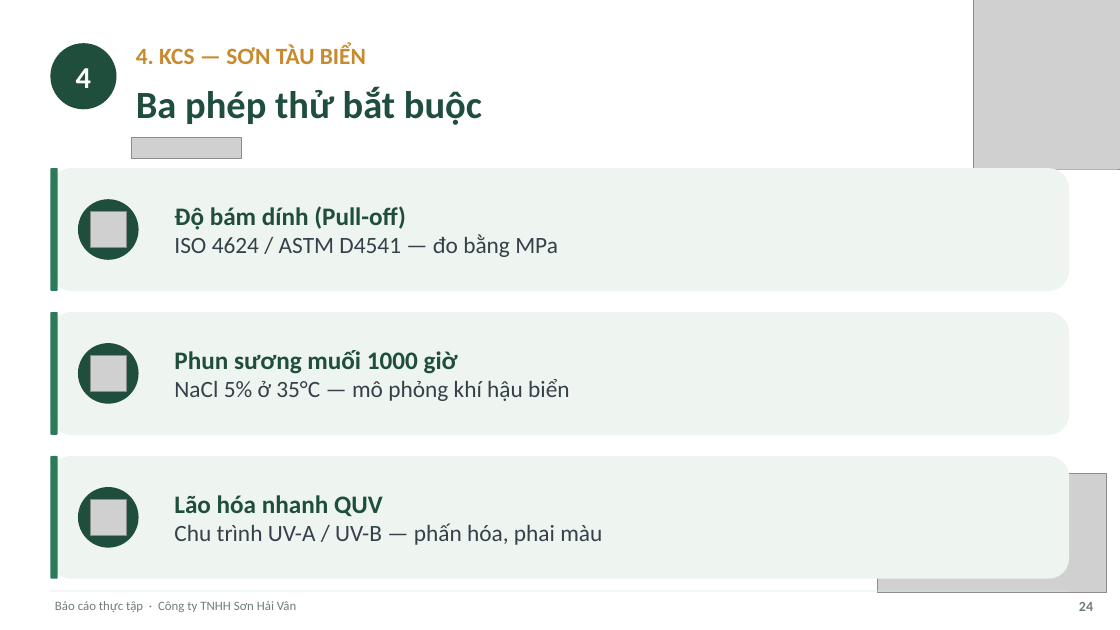
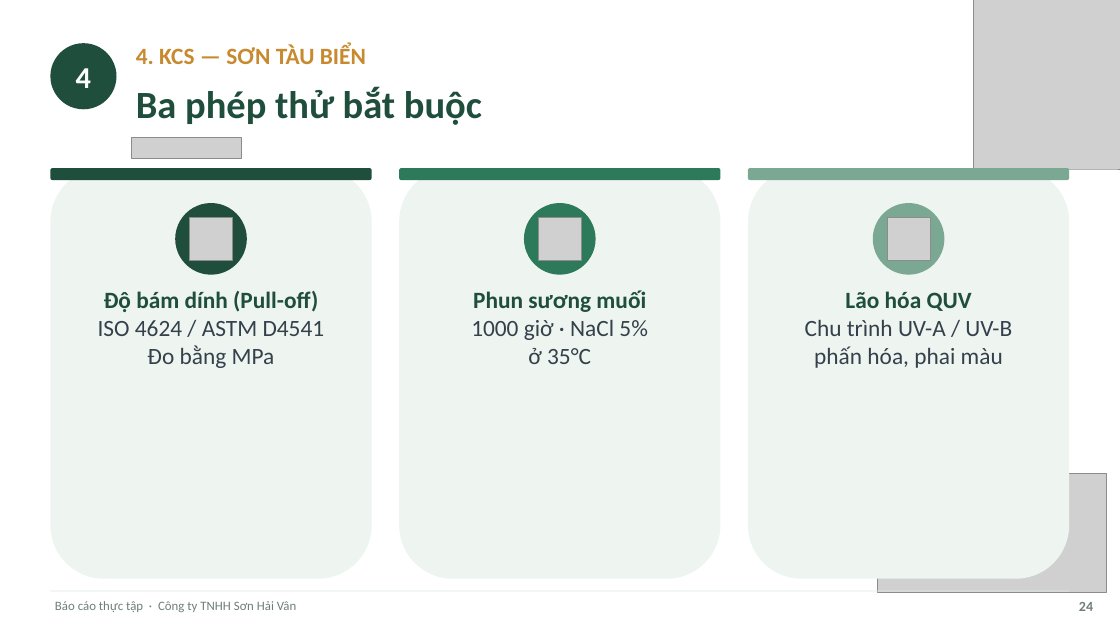
Before and after one commit to tranconcoder/pubic-resources, a slide deck: slide 24 of SuHeo/Báo cáo thực tập - Sơn Hải Vân.pptx. Drawn at 1120x630 pixels with LibreOffice and Linux fonts; fonts in the diff are those of the drawing; grey boxes stand for pictures. Boxes give left, top, right and bottom in pixels: in the first picture for what was removed or moved away, otherwise in the second. Text is boxed around its words. In the diff, an @@ line names an element or a change of style, - is before the commit and + after.

```diff
--- a/SuHeo/Báo cáo thực tập - Sơn Hải Vân.pptx
+++ b/SuHeo/Báo cáo thực tập - Sơn Hải Vân.pptx
@@ rounded rectangle: place and size @@
-rounded rectangle at <box>50,168,1070,291</box>
+rounded rectangle at <box>50,168,371,579</box>
@@ rounded rectangle removed at <box>50,168,58,291</box> @@
@@ rounded rectangle added at <box>50,168,371,180</box>, fill #1F4E3D @@
@@ rounded rectangle: place and size @@
-rounded rectangle at <box>50,312,1070,434</box>
+rounded rectangle at <box>399,168,720,579</box>
@@ rounded rectangle: place and size @@
-rounded rectangle at <box>50,312,58,434</box>
+rounded rectangle at <box>399,168,720,180</box>
@@ rounded rectangle: place and size @@
-rounded rectangle at <box>50,456,1070,579</box>
+rounded rectangle at <box>748,168,1069,579</box>
@@ rounded rectangle added at <box>748,168,1069,180</box>, fill #7BA893 @@
@@ ellipse: place and size @@
-ellipse at <box>78,199,139,260</box>
+ellipse at <box>176,203,247,275</box>
@@ ellipse: place and size @@
-ellipse at <box>78,343,139,403</box>
+ellipse at <box>524,203,596,275</box>
@@ ellipse at <box>524,203,596,275</box>: fill #1F4E3D to #2C7A5A @@
@@ ellipse: place and size @@
-ellipse at <box>78,487,139,548</box>
+ellipse at <box>873,203,944,275</box>
@@ ellipse at <box>873,203,944,275</box>: fill #1F4E3D to #7BA893 @@
@@ picture: place and size @@
-picture at <box>90,212,126,248</box>
+picture at <box>190,218,233,260</box>
@@ picture: place and size @@
-picture at <box>90,355,126,392</box>
+picture at <box>539,218,581,260</box>
@@ picture: place and size @@
-picture at <box>90,499,126,535</box>
+picture at <box>887,218,930,260</box>
@@ text "Độ bám dính (Pull-off)": place and size @@
-text "Độ bám dính (Pull-off)" at <box>174,206,558,257</box>
+text "Độ bám dính (Pull-off)" at <box>98,291,325,368</box>
@@ text at <box>104,291,318,312</box>: size 21.6 to 20 pt in "Độ bám dính (Pull-off)"; alignment left to centre @@
@@ vertical alignment middle to top in 3 elements at <box>805,291,1012,368</box>, <box>98,291,325,368</box>, <box>471,290,648,364</box> @@
@@ text at <box>471,290,648,364</box>: text changed @@
-Phun sương muối 1000 giờ
-NaCl 5% ở 35°C — mô phỏng khí hậu biển
+Phun sương muối
+1000 giờ · NaCl 5%
+ở 35°C
@@ text at <box>805,291,1012,368</box>: text changed @@
-Lão hóa nhanh QUV
-Chu trình UV-A / UV-B — phấn hóa, phai màu
+Lão hóa QUV
+Chu trình UV-A / UV-B
+phấn hóa, phai màu
@@ text at <box>98,320,325,368</box>: text changed @@
-ISO 4624 / ASTM D4541 — đo bằng MPa
+ISO 4624 / ASTM D4541
+Đo bằng MPa
@@ rounded rectangle removed at <box>50,456,58,579</box> @@
```
Also in this commit, not shown: 16 other slides changed, 1 other file.
